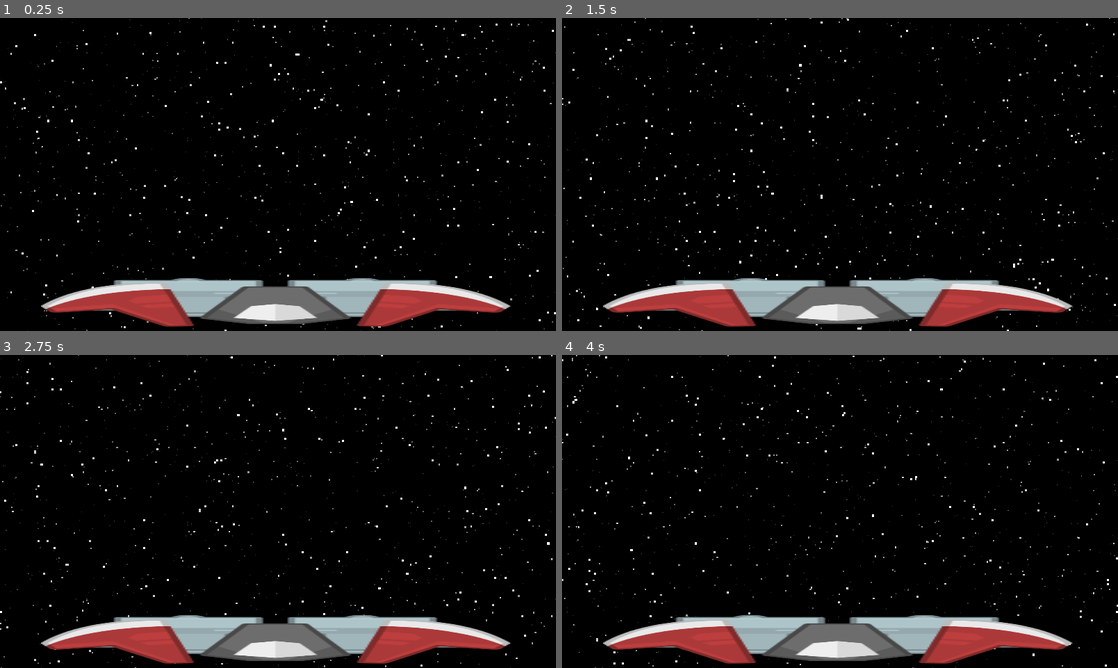
Above: before the commit, frames 1-4 (two rows, left to right).
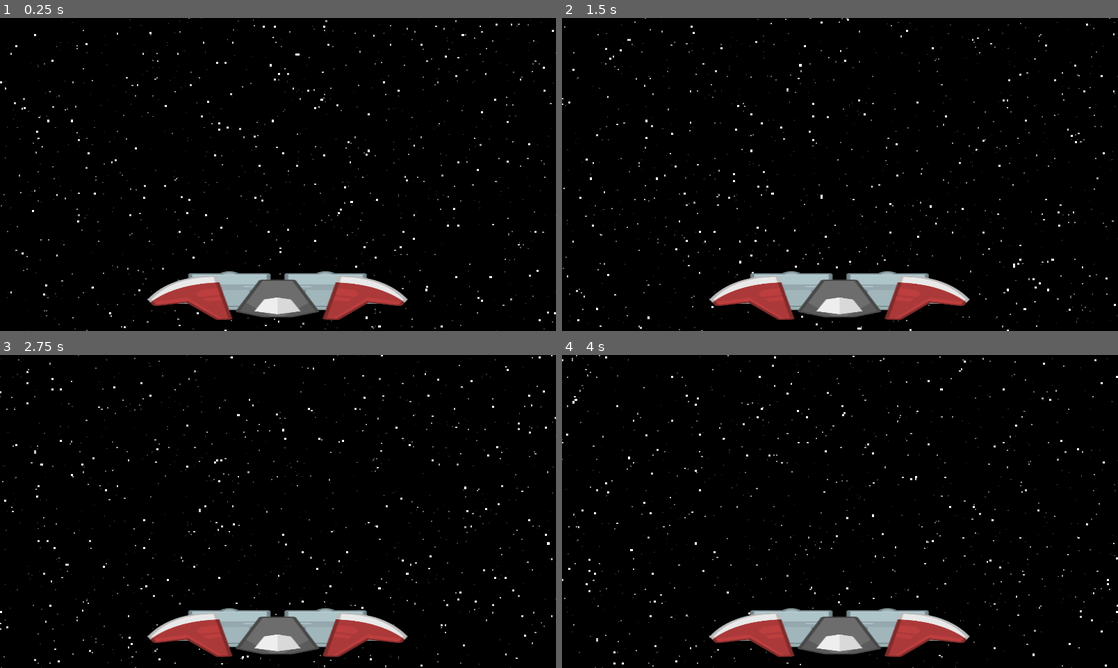
Above: after the commit, the same moments.

Repository: moby-it/cosmic-jack
Game: Godot game, scene res://scenes/main.tscn
The game is run twice, just before and just after one commit, with the same random seed, the same clock (stepped at 60 frames per second) and the same inputs. Before the commit the project starts from res://main.tscn.
Inputs:
- Up to frame 1 (0.25 s): no input
- Up to frame 2 (1.5 s): no input
- Up to frame 3 (2.75 s): no input
- Up to frame 4 (4 s): no input

The runs differ from the first frame. In frame 1, 8.9% of the frame differs, in the area x 7-92%, y 80-99%; in frame 2, 8.9%; in frame 3, 8.9%; in frame 4, 8.9%.

Commit message:
reorganize project

Diff:
--- a/background.tscn
+++ /dev/null
@@ -1,26 +0,0 @@
-[gd_scene load_steps=5 format=3 uid="uid://ckmbjyxhyf6v3"]
-
-[ext_resource type="Shader" path="res://stars.gdshader" id="1_4topl"]
-
-[sub_resource type="FastNoiseLite" id="FastNoiseLite_371yb"]
-noise_type = 0
-frequency = 0.35
-
-[sub_resource type="NoiseTexture2D" id="NoiseTexture2D_hw05k"]
-noise = SubResource("FastNoiseLite_371yb")
-
-[sub_resource type="ShaderMaterial" id="ShaderMaterial_4v4su"]
-shader = ExtResource("1_4topl")
-shader_parameter/resolution = Vector2(1920, 1080)
-shader_parameter/speed_x = 0.0
-shader_parameter/speed_y = -20.0
-shader_parameter/density = 20.0
-shader_parameter/layers = 5.0
-shader_parameter/noise_texture = SubResource("NoiseTexture2D_hw05k")
-
-[node name="Background" type="Node2D"]
-
-[node name="ColorRect" type="ColorRect" parent="."]
-material = SubResource("ShaderMaterial_4v4su")
-offset_right = 1920.0
-offset_bottom = 1080.0
--- /dev/null
+++ b/entities/background/background.tscn
@@ -0,0 +1,62 @@
+[gd_scene load_steps=5 format=3 uid="uid://dcpxt7vufytv5"]
+
+[sub_resource type="Shader" id="Shader_kw0m3"]
+code = "shader_type canvas_item;
+
+uniform vec2 resolution = vec2(1920.0, 1080.0);
+uniform sampler2D noise_texture: filter_nearest, repeat_enable;
+uniform float speed_x: hint_range(-100.0, 100.0, 0.1) = 0.0;
+uniform float speed_y: hint_range(-100.0, 100.0, 0.1) = -20.0;
+uniform float density: hint_range(0.0, 100.0, 0.1) = 20.0;
+uniform float layers: hint_range(1.0, 10.0, 1.0) = 5.0;
+
+void fragment() {
+	vec2 uv = UV;
+	uv.x *= resolution.x / resolution.y;
+	vec2 speed = TIME * vec2(speed_x, speed_y) * 0.01;
+	float stars = 0.0;
+
+	for (float i = 0.0; i < layers; i+=1.0) {
+		float shift = i * 0.2;
+		float brightness = 1.0 - i * 0.2;
+		float scale = 1.0 + (layers - i) * 0.5;
+		stars += step(0.2, pow(texture(noise_texture, (uv/scale) + shift + speed * (1.0 - i * 0.2)).r, density)) * brightness;
+	}
+
+	COLOR = vec4(vec3(stars), 1.0);
+}
+"
+
+[sub_resource type="FastNoiseLite" id="FastNoiseLite_371yb"]
+noise_type = 0
+frequency = 0.35
+
+[sub_resource type="NoiseTexture2D" id="NoiseTexture2D_hw05k"]
+noise = SubResource("FastNoiseLite_371yb")
+
+[sub_resource type="ShaderMaterial" id="ShaderMaterial_4v4su"]
+shader = SubResource("Shader_kw0m3")
+shader_parameter/resolution = Vector2(1920, 1080)
+shader_parameter/speed_x = 0.0
+shader_parameter/speed_y = -20.0
+shader_parameter/density = 20.0
+shader_parameter/layers = 5.0
+shader_parameter/noise_texture = SubResource("NoiseTexture2D_hw05k")
+
+[node name="Background" type="Node2D"]
+
+[node name="ColorRect" type="ColorRect" parent="."]
+material = SubResource("ShaderMaterial_4v4su")
+anchors_preset = 8
+anchor_left = 0.5
+anchor_top = 0.5
+anchor_right = 0.5
+anchor_bottom = 0.5
+offset_left = -960.0
+offset_top = -540.0
+offset_right = 960.0
+offset_bottom = 540.0
+grow_horizontal = 2
+grow_vertical = 2
+size_flags_horizontal = 4
+size_flags_vertical = 4
--- /dev/null
+++ b/entities/enemy.tscn
@@ -0,0 +1,3 @@
+[gd_scene format=3 uid="uid://dy1ndkh3j6my7"]
+
+[node name="Enemy" type="Node2D"]
--- a/ship.tscn
+++ b/entities/ship.tscn
@@ -4,18 +4,16 @@
 
 [sub_resource type="CapsuleShape2D" id="CapsuleShape2D_s8p4i"]
 radius = 103.0
-height = 1668.0
+height = 1068.0
 
 [node name="Ship" type="Node2D"]
 
 [node name="Area2D" type="Area2D" parent="."]
 
 [node name="Sprite2D" type="Sprite2D" parent="Area2D"]
-position = Vector2(-103, 114)
-scale = Vector2(6, 1)
+scale = Vector2(3.32103, 1)
 texture = ExtResource("1_xhdre")
 
 [node name="CollisionShape2D" type="CollisionShape2D" parent="Area2D"]
-position = Vector2(-96, 107)
 rotation = 1.5708
 shape = SubResource("CapsuleShape2D_s8p4i")
--- a/main.tscn
+++ /dev/null
@@ -1,14 +0,0 @@
-[gd_scene load_steps=4 format=3 uid="uid://b1i44l6vbgk6c"]
-
-[ext_resource type="Script" path="res://main.gd" id="1_646q2"]
-[ext_resource type="PackedScene" uid="uid://13dothaq8nub" path="res://ship.tscn" id="1_y4c70"]
-[ext_resource type="PackedScene" uid="uid://ckmbjyxhyf6v3" path="res://background.tscn" id="2_04ogk"]
-
-[node name="Main" type="Node2D"]
-script = ExtResource("1_646q2")
-
-[node name="Ship" parent="." instance=ExtResource("1_y4c70")]
-position = Vector2(1057, 867)
-
-[node name="Background" parent="." instance=ExtResource("2_04ogk")]
-z_index = -1
--- a/project.godot
+++ b/project.godot
@@ -11,7 +11,7 @@
 [application]
 
 config/name="cosmic-jack"
-run/main_scene="res://main.tscn"
+run/main_scene="res://scenes/main.tscn"
 config/features=PackedStringArray("4.3", "Forward Plus")
 config/icon="res://icon.svg"
 
--- /dev/null
+++ b/scenes/main.tscn
@@ -0,0 +1,17 @@
+[gd_scene load_steps=4 format=3 uid="uid://b1i44l6vbgk6c"]
+
+[ext_resource type="Script" path="res://scenes/main.gd" id="1_w06hk"]
+[ext_resource type="PackedScene" uid="uid://13dothaq8nub" path="res://entities/ship.tscn" id="3_61vle"]
+[ext_resource type="PackedScene" uid="uid://dcpxt7vufytv5" path="res://entities/background/background.tscn" id="3_qsmjo"]
+
+[node name="Main" type="Node2D"]
+script = ExtResource("1_w06hk")
+
+[node name="Camera2D" type="Camera2D" parent="."]
+scale = Vector2(0.8, 0.8)
+
+[node name="Ship" parent="." instance=ExtResource("3_61vle")]
+position = Vector2(0, 418)
+
+[node name="Background" parent="." instance=ExtResource("3_qsmjo")]
+z_index = -1
Renamed: stars.gdshader -> entities/background/stars.gdshader
Renamed: main.gd -> scenes/main.gd
